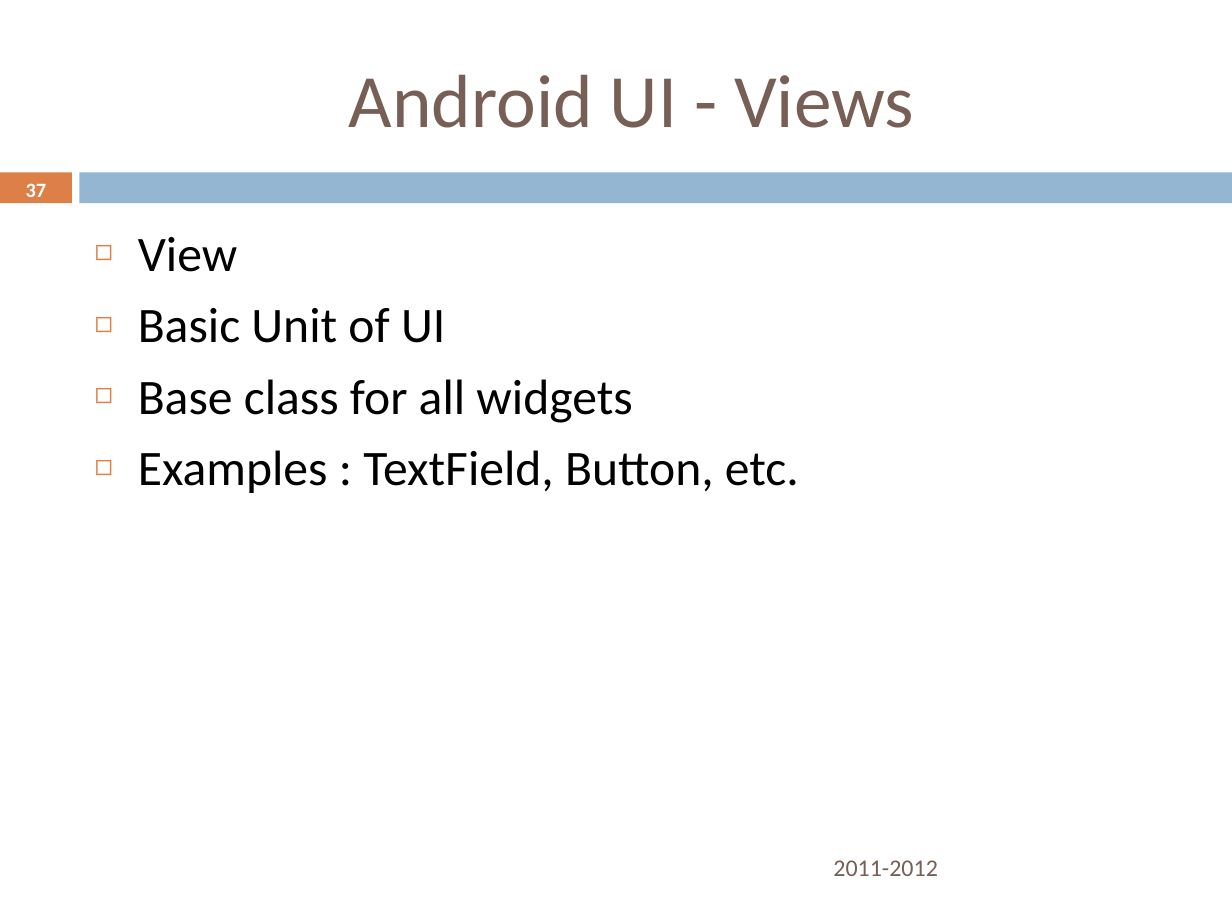
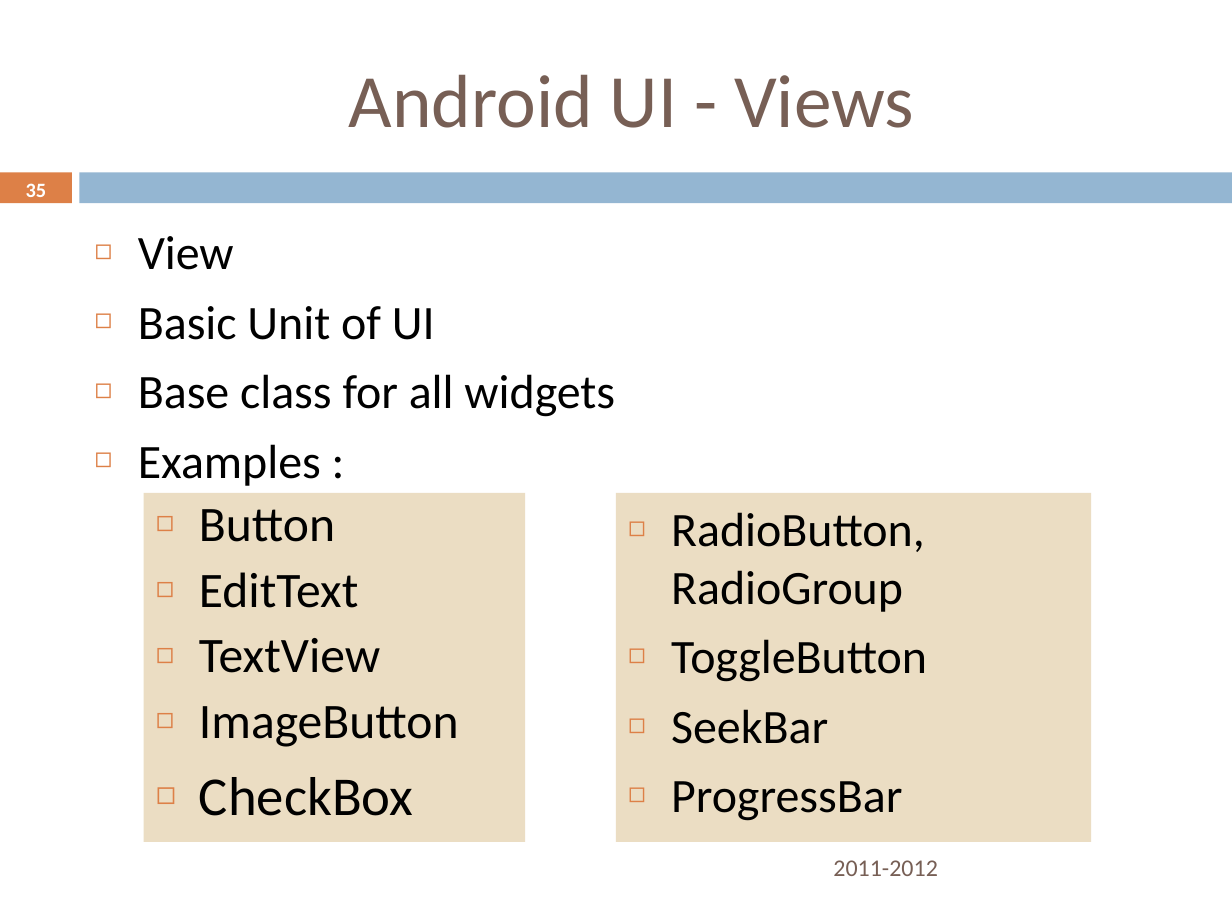
Before and after one commit to rominirani/Nitrodroid-2012-Android101-Workshop, a slide deck: slide 35 of presentation/AndroidDeveloper101Workshop-October6-Nitrodroid-2012-MindStormSoftware.pptx (slide 37 before the commit). Drawn at 1232x924 pixels with LibreOffice and Linux fonts; fonts in the diff are those of the drawing; background and template pictures are left out. Boxes give left, top, right and bottom in pixels: in the first picture for what was removed or moved away, otherwise in the second. Text is boxed around its words. In the diff, an @@ line names an element or a change of style, - is before the commit and + after.

Commit message:
Updated Presentations

```diff
--- a/presentation/AndroidDeveloper101Workshop-October6-Nitrodroid-2012-MindStormSoftware.pptx
+++ b/presentation/AndroidDeveloper101Workshop-October6-Nitrodroid-2012-MindStormSoftware.pptx
@@ page number at (26, 183, 47, 197): text changed @@
-37
+35
@@ text at (138, 236, 615, 417): size 29 to 28 pt in "View", "Basic Unit of UI", "Base class for all widgets" @@
@@ text at (138, 450, 799, 493): text changed; size 29 to 28 pt @@
-◻ Examples : TextField, Button, etc.
+◻ Examples :
@@ rectangle added at (144, 493, 526, 841), fill #EBDDC3, 29 pt, text #000000 @@
+◻ Button
+◻ EditText
+◻ TextView
+◻ ImageButton
+◻ CheckBox
@@ rectangle added at (616, 493, 1092, 841), fill #EBDDC3, 28 pt, text #000000 @@
+◻ RadioButton, RadioGroup
+◻ ToggleButton
+◻ SeekBar
+◻ ProgressBar
```
Also in this commit, not shown: 5 other slides changed, 13 slides removed, 1 other file.
